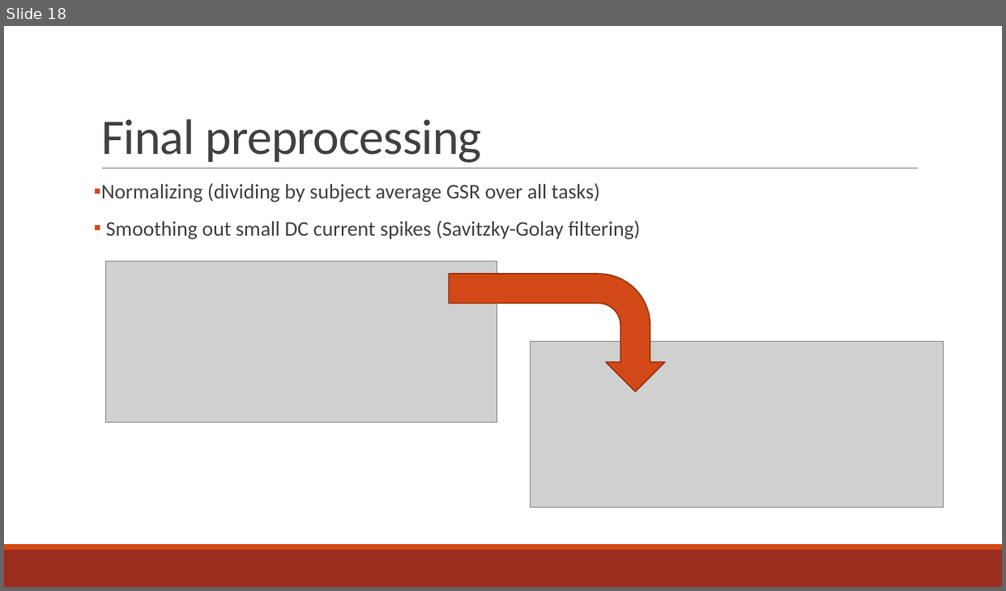
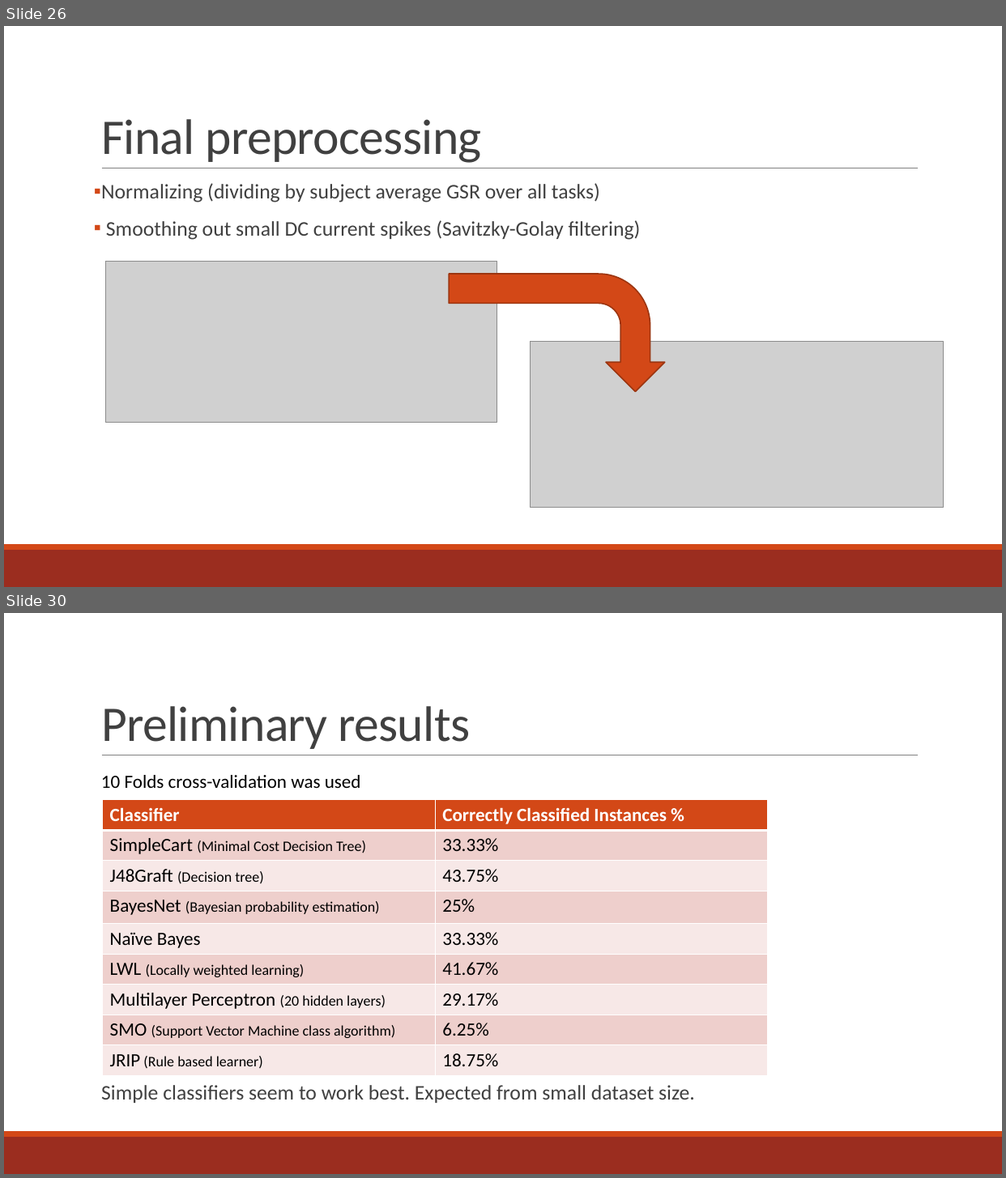
Before and after one commit to Rahazan/AI-BSc-Thesis, a slide deck: presentation/Portable biometrics for determining cognitive load from galvanic.pptx. Shown one above the other, each under a label of ours: slide 18 before the commit, slides 26 and 30 after it; the slides between them are not shown. The pictures are 1006x591 and 1006x1178 pixels, drawn with LibreOffice and Linux fonts; fonts in the diff are those of the drawing; grey boxes stand for pictures. Boxes give left, top, right and bottom in pixels: in the first picture for what was removed or moved away, otherwise in the second. Text is boxed around its words. In the diff, an @@ line names an element or a change of style, - is before the commit and + after.

```diff
--- a/presentation/Portable biometrics for determining cognitive load from galvanic.pptx
+++ b/presentation/Portable biometrics for determining cognitive load from galvanic.pptx
@@ slide 30 added at [4, 613, 1002, 1174], background #FFFFFF; not listed: 3 template elements that a slide beside it also shows @@
@@ title added at [101, 706, 470, 749], 48 pt, text #404040 @@
+Preliminary results
@@ text added at [101, 775, 361, 788], 18 pt, text #000000 @@
+10 Folds cross-validation was used
@@ table added at [103, 800, 768, 1076], 9 rows, 2 columns @@
+Classifier | Correctly Classified Instances %
+SimpleCart (Minimal Cost Decision Tree) | 33.33%
+J48Graft (Decision tree) | 43.75%
+BayesNet (Bayesian probability estimation) | 25%
+Naïve Bayes | 33.33%
+LWL (Locally weighted learning) | 41.67%
+Multilayer Perceptron (20 hidden layers) | 29.17%
+SMO (Support Vector Machine class algorithm) | 6.25%
+JRIP (Rule based learner) | 18.75%
@@ text added at [101, 1085, 695, 1103], 20 pt, text #404040 @@
+  Simple classifiers seem to work best. Expected from small dataset size.
@@ what was slide 18 is now slide 26 @@
```
Also in this commit, not shown: 9 slides changed, 14 other slides added, 1 slide removed, 1 other file.
